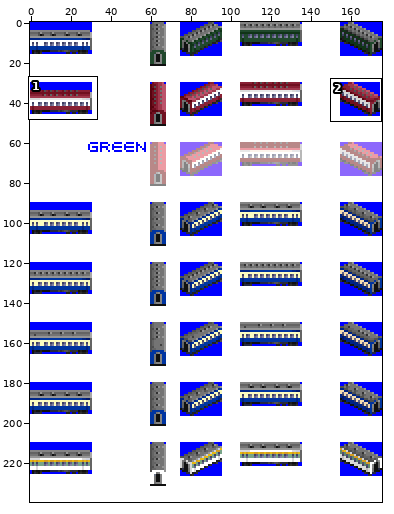
Two states of a sprite sheet, src/wagon/bidulgi_car/BIDULGI_CAR.png. The first picture is a wide view before the edit; the outline marks the close-up.
Close-up. First the earlier version:
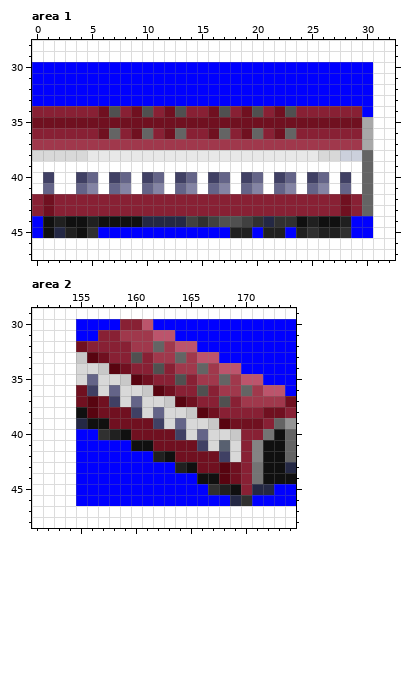
The file is 176x240 pixels. Colours within 5 levels of each other are drawn and written as one. Shown: area 1: x 0..32, y 28..47; area 2: x 151..174, y 29..48. The commit also changed other parts of the picture, which this record leaves out.
After the commit:
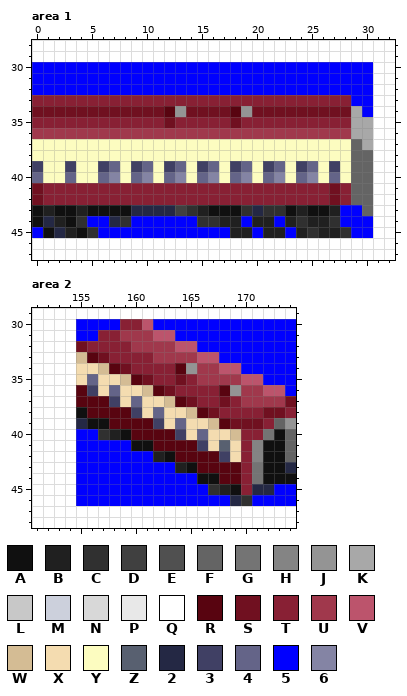
Palette (. is transparent): A #101010  B #202020  C #303030  D #404040  E #505050  F #646464  G #747474  H #848484  J #949494  K #a8a8a8  L #c8c8c8  M #ccd0dc  N #d8d8d8  P #e8e8e8  Q #ffffff  R #580410  S #701020  T #882034  U #a0384c  V #bc546c  W #d4bc94  X #f4dcb0  Y #fcfcc0  Z #586070  2 #242844  3 #404064  4 #646488  5 #0000ff  6 #8484a4
The edit:
Changed rows in their new state; - is an unchanged pixel.
Area 1:
first column x 0:
33 TTTTTTTTTTTTTTTTTTTTTTTTTTTTT-
34 SSSSSS-SS-SSRJSS-SRJSS-SSSSSSK
35 TTTTTTTTTTTT-TTTTT-TTTTTTTTTTK
36 UUUUUUUUUUUUUUUUUUUUUUUUUUUUUK
37 YYYYYYYYYYYYYYYYYYYYYYYYYYYYYF
38 YYYYYYYYYYYYYYYYYYYYYYYYYYYYYF
39 3YY3YY34Y34Y34Y34Y34Y34Y34Y3YF
40 4YY4YY46Y46Y46Y46Y46Y46Y46Y4YF
41 STTTTTTTTTTTTTTTTTTTTTTTTTTSTF
42 ST-------------------------STF
43 ABAABAAAA2222DCBAAAC2CCABAAB55
44 A2--C552C555555-CBB5BB5BC-BC5-
Area 2:
first column x 155:
32 -------U--------
33 W----T---U------
34 XXW----T-RJU----
35 X-XXW----S---U--
36 R-X-XXW----T-RJU
37 R-R-X-XXW----S--
38 --RRR-X-XXW-----
39 ---RRRR-X-XXW---
40 -----RRRR-X-XXW-
41 -------RRRR-X-X-
42 ---------RRRR-X-
43 -----------RR-R-
44 --------------R-
